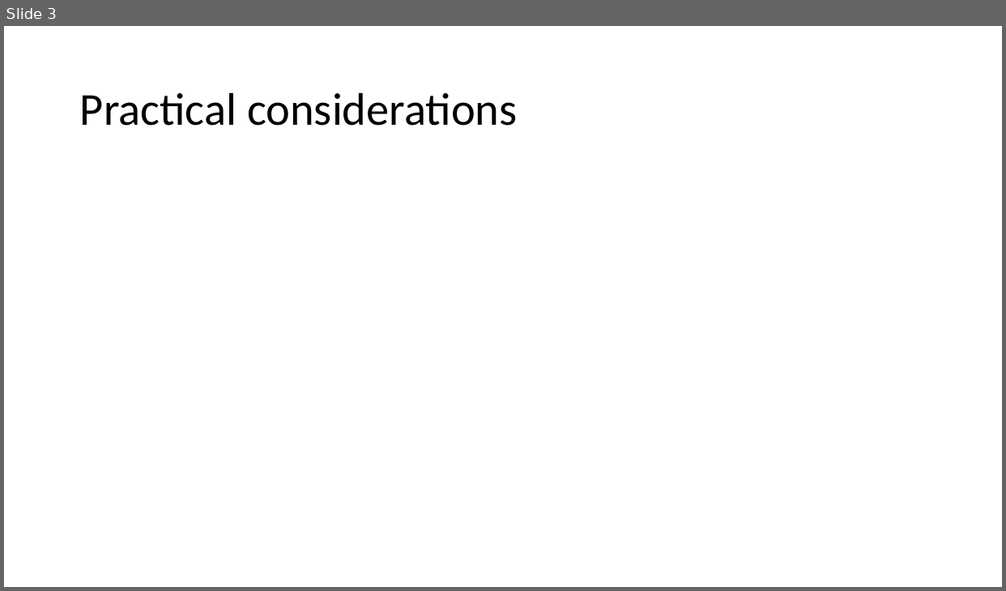
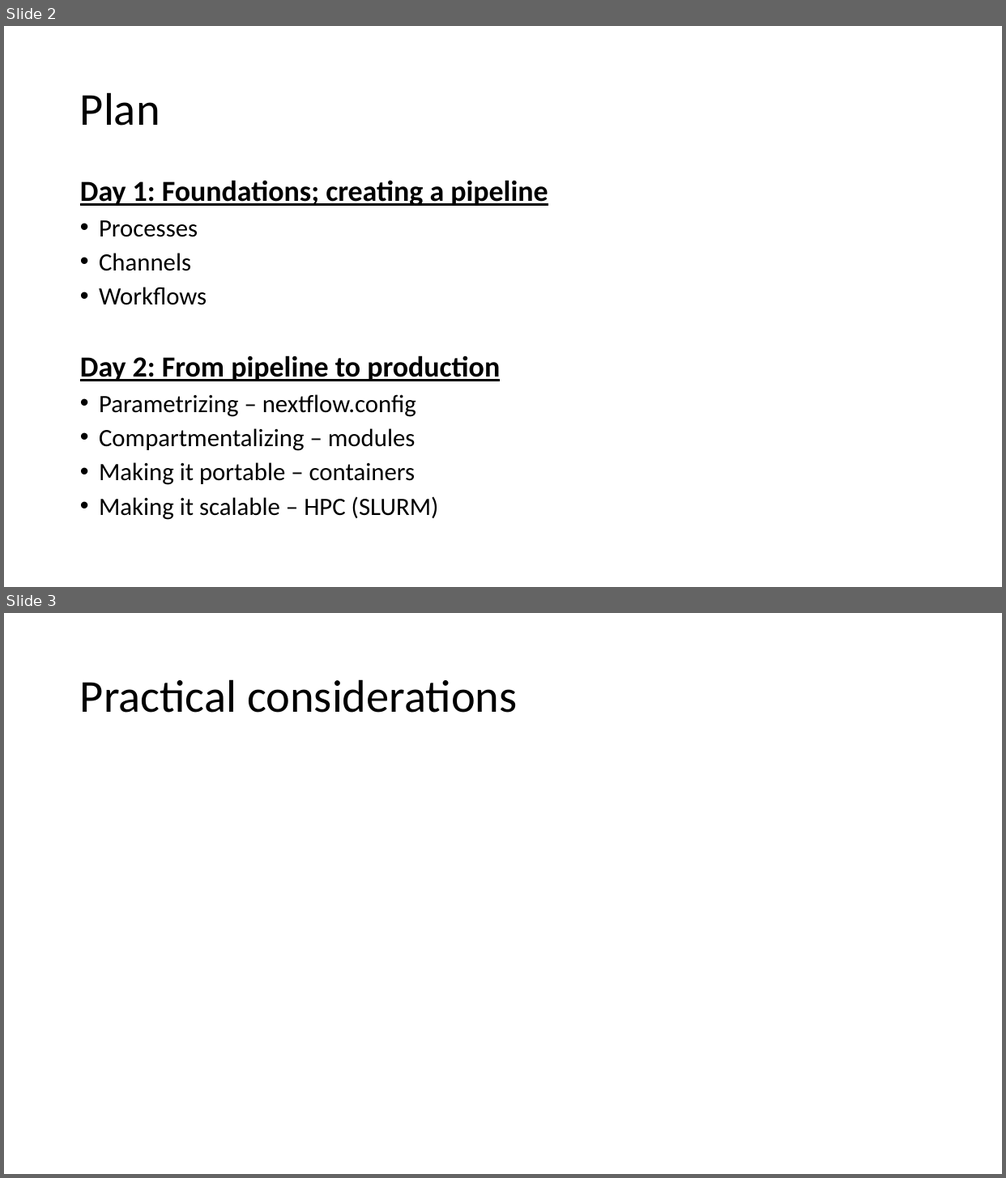
Before and after one commit to hurwitzlab/nextflow_crash_course, a slide deck: day1_material/slides/day1.pptx. Shown one above the other, each under a label of ours: slide 3 before the commit, slides 2 and 3 after it. The pictures are 1006x591 and 1006x1178 pixels, drawn with LibreOffice and Linux fonts; fonts in the diff are those of the drawing. Boxes give left, top, right and bottom in pixels: in the first picture for what was removed or moved away, otherwise in the second. Text is boxed around its words. In the diff, an @@ line names an element or a change of style, - is before the commit and + after.

```diff
--- a/day1_material/slides/day1.pptx
+++ b/day1_material/slides/day1.pptx
@@ slide 2 added at (4, 26, 1002, 587), background #FFFFFF @@
@@ title added at (80, 92, 160, 126), 44 pt, text #000000 @@
+Plan
@@ text added at (80, 180, 548, 520), 24 pt, text #000000 @@
+Day 1: Foundations; creating a pipeline
+• Processes
+• Channels
+• Workflows
+Day 2: From pipeline to production
+• Parametrizing – nextflow.config
+• Compartmentalizing – modules
+• Making it portable – containers
+• Making it scalable – HPC (SLURM)
```
Also in this commit, not shown: 8 slides changed, 6 other slides added, 3 slides removed, 25 other files.
